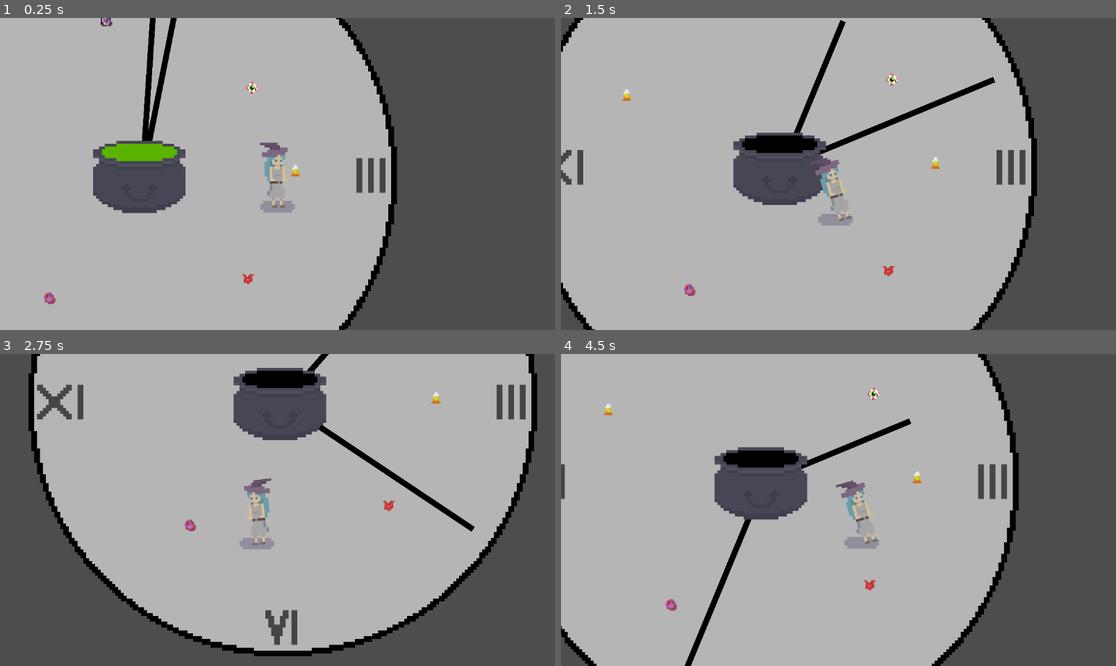
Above: before the commit, frames 1-4 (two rows, left to right).
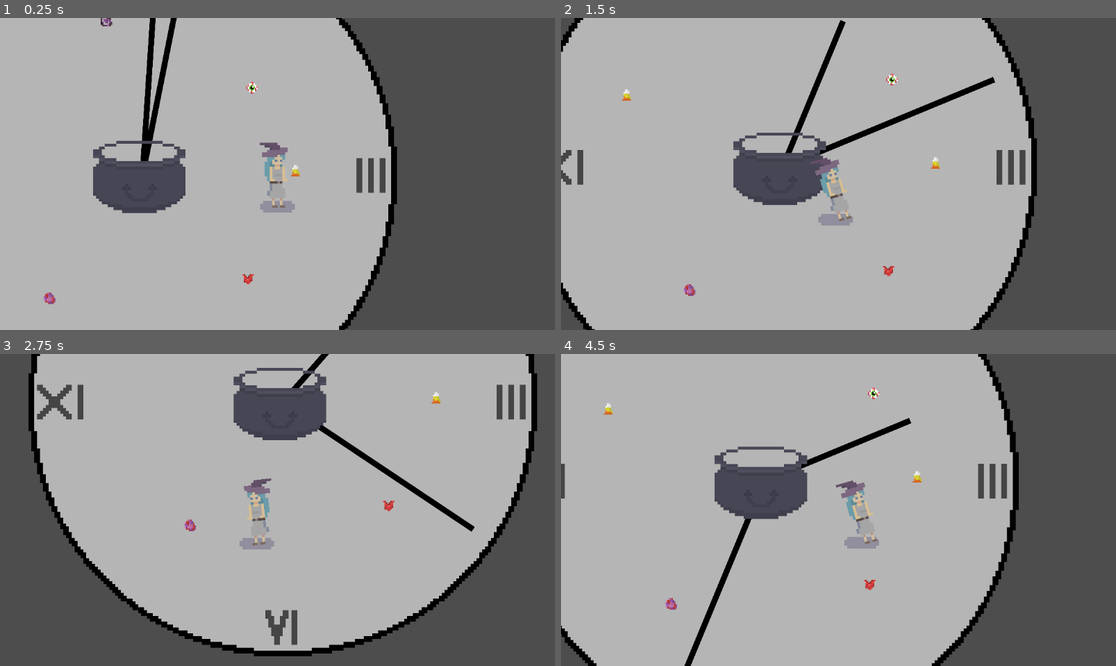
Above: after the commit, the same moments.

Repository: arrowira/miniJam189
Game: Godot game, scene res://Scenes/main.tscn
The game is run twice, just before and just after one commit, with the same random seed, the same clock (stepped at 60 frames per second) and the same inputs.
Inputs:
- Up to frame 1 (0.25 s): no input
- Up to frame 2 (1.5 s): hold A (right) 0.53-1.28 s; tap Space (jump) at 0.77 s; hold S (down) from 1.28 s (still down)
- Up to frame 3 (2.75 s): tap Space (jump) at 1.52 s; release S (down) at 2.03 s; hold A (right) from 2.03 s (still down)
- Up to frame 4 (4.5 s): release A (right) at 2.78 s; hold W (up) 2.78-3.53 s; tap Space (jump) at 3.02, 3.77 s; hold D (left) from 3.53 s (still down)

The runs differ from the first frame. In frame 1, 0.7% of the frame differs, in the area x 18-32%, y 40-46%; in frame 2, 0.6%; in frame 3, 0.6%; in frame 4, 1.3%, in the area x 0-83%, y 0-100%.
Error before the commit: Invalid assignment of property or key 'color' with value of type 'Nil' on a base object of type 'Polygon2D'. (res://Scripts/cauldron.gd:11)

Commit message:
Revert "merge error"
This reverts commit 5e95a259ba13c7cbd69c6aec9b17c37937f75579, reversing
changes made to 384b506b571dc1dedc063214ca7be70c1100992d.

Diff:
--- a/minijam189/Scenes/Cauldron.tscn
+++ b/minijam189/Scenes/Cauldron.tscn
@@ -1,15 +1,9 @@
-[gd_scene load_steps=6 format=3 uid="uid://ceou6ww1oulsy"]
+[gd_scene load_steps=3 format=3 uid="uid://ceou6ww1oulsy"]
 
-[ext_resource type="Script" path="res://Scripts/cauldron.gd" id="1_j0e8q"]
 [ext_resource type="Texture2D" uid="uid://cr6gbmelb0d2e" path="res://sprites/cauldron-1.png.png" id="1_rw2sa"]
 
 [sub_resource type="RectangleShape2D" id="RectangleShape2D_6ksj4"]
-size = Vector2(636, 347.5)
-
-[sub_resource type="CanvasTexture" id="CanvasTexture_7r5qq"]
-
-[sub_resource type="RectangleShape2D" id="RectangleShape2D_ing50"]
-size = Vector2(987, 530)
+size = Vector2(636, 491)
 
 [node name="Cauldron" type="Node2D"]
 
@@ -18,23 +12,9 @@
 collision_layer = 2
 collision_mask = 2
 
-[node name="CollisionShape2D" type="CollisionShape2D" parent="StaticBody2D"]
-position = Vector2(0, 68.25)
-shape = SubResource("RectangleShape2D_6ksj4")
-
-[node name="Area2D" type="Area2D" parent="."]
-script = ExtResource("1_j0e8q")
-
-[node name="soupTexture" type="Polygon2D" parent="Area2D"]
-position = Vector2(-89, -96)
-scale = Vector2(354, 166)
-color = Color(0.354165, 0.707073, 0, 1)
-texture = SubResource("CanvasTexture_7r5qq")
-polygon = PackedVector2Array(-0.259887, -0.506024, 0.844633, -0.506024, 1.08192, -0.162651, 0.90678, 0.325301, -0.149717, 0.373494, -0.542373, -0.00602406, -0.480226, -0.319277, -0.403955, -0.415663)
-
-[node name="Sprite2D" type="Sprite2D" parent="Area2D"]
+[node name="Sprite2D" type="Sprite2D" parent="StaticBody2D"]
+position = Vector2(-1, -50.5)
 texture = ExtResource("1_rw2sa")
 
-[node name="CollisionShape2D" type="CollisionShape2D" parent="Area2D"]
-position = Vector2(18.5, 104)
-shape = SubResource("RectangleShape2D_ing50")
+[node name="CollisionShape2D" type="CollisionShape2D" parent="StaticBody2D"]
+shape = SubResource("RectangleShape2D_6ksj4")
--- a/minijam189/Scenes/background.tscn
+++ /dev/null
@@ -1,34 +0,0 @@
-[gd_scene load_steps=3 format=3 uid="uid://era61honrxfh"]
-
-[ext_resource type="Shader" path="res://stars.gdshader" id="1_qgdcf"]
-
-[sub_resource type="ShaderMaterial" id="ShaderMaterial_xvq6p"]
-shader = ExtResource("1_qgdcf")
-shader_parameter/horizontalMovement = -0.5
-shader_parameter/verticalMovement = 0.1
-shader_parameter/frequencyStar = 0.01
-shader_parameter/sizeStar = 30.0
-shader_parameter/brightnessStar = 3.0
-shader_parameter/shineFrequencyStar = 8.0
-shader_parameter/transparencyStar = 0.0
-shader_parameter/starIterations = 3
-shader_parameter/frequencyBgStar = 0.996
-shader_parameter/shineFrequencyBgStar = 1.0
-shader_parameter/transparencyBgStar = 0.0
-shader_parameter/colorBackground = Color(0.05, 0.04, 0.2, 1)
-shader_parameter/transparencyBackground = 0.0
-shader_parameter/seed = 0.0
-
-[node name="background" type="Node2D"]
-
-[node name="CanvasLayer" type="CanvasLayer" parent="."]
-layer = -1
-
-[node name="ColorRect" type="ColorRect" parent="CanvasLayer"]
-z_index = -100
-material = SubResource("ShaderMaterial_xvq6p")
-anchors_preset = 15
-anchor_right = 1.0
-anchor_bottom = 1.0
-grow_horizontal = 2
-grow_vertical = 2
--- a/minijam189/Scenes/clock.tscn
+++ b/minijam189/Scenes/clock.tscn
@@ -1,15 +1,12 @@
-[gd_scene load_steps=7 format=3 uid="uid://cgwo618sggyid"]
+[gd_scene load_steps=6 format=3 uid="uid://cgwo618sggyid"]
 
 [ext_resource type="Texture2D" uid="uid://c12x7pfthy2tx" path="res://sprites/clock-1.png.png" id="1_vav08"]
 [ext_resource type="Script" path="res://Scripts/clockMovement.gd" id="3_0b6dg"]
 [ext_resource type="Texture2D" uid="uid://drro8gtu0bxxv" path="res://sprites/littleHand-1.png.png" id="3_ufrr4"]
 [ext_resource type="Texture2D" uid="uid://dof5n7x2mvk71" path="res://sprites/bigHand-1.png.png" id="4_whh6e"]
 
-[sub_resource type="RectangleShape2D" id="RectangleShape2D_y78oi"]
-size = Vector2(38, 1082)
-
-[sub_resource type="RectangleShape2D" id="RectangleShape2D_ctcm2"]
-size = Vector2(39, 1596)
+[sub_resource type="RectangleShape2D" id="RectangleShape2D_mvik4"]
+size = Vector2(41.5, 1179)
 
 [node name="Node2D" type="Node2D"]
 
@@ -24,11 +21,11 @@
 position = Vector2(0, -794)
 texture = ExtResource("3_ufrr4")
 
-[node name="Area2D" type="Area2D" parent="littleHand"]
+[node name="StaticBody2D" type="StaticBody2D" parent="littleHand"]
 
-[node name="CollisionShape2D" type="CollisionShape2D" parent="littleHand/Area2D"]
-position = Vector2(1, -531)
-shape = SubResource("RectangleShape2D_y78oi")
+[node name="CollisionShape2D" type="CollisionShape2D" parent="littleHand/StaticBody2D"]
+position = Vector2(1.5, -492)
+shape = SubResource("RectangleShape2D_mvik4")
 
 [node name="bigHand" type="Node2D" parent="."]
 script = ExtResource("3_0b6dg")
@@ -38,8 +35,8 @@
 position = Vector2(0, -784)
 texture = ExtResource("4_whh6e")
 
-[node name="Area2D" type="Area2D" parent="bigHand"]
+[node name="StaticBody2D" type="StaticBody2D" parent="bigHand"]
 
-[node name="CollisionShape2D" type="CollisionShape2D" parent="bigHand/Area2D"]
-position = Vector2(0.5, -788)
-shape = SubResource("RectangleShape2D_ctcm2")
+[node name="CollisionShape2D" type="CollisionShape2D" parent="bigHand/StaticBody2D"]
+position = Vector2(-5.25, -765.5)
+shape = SubResource("RectangleShape2D_mvik4")
--- a/minijam189/Scenes/player.tscn
+++ b/minijam189/Scenes/player.tscn
@@ -1,6 +1,6 @@
-[gd_scene load_steps=13 format=3 uid="uid://r10kfgnss2h0"]
+[gd_scene load_steps=12 format=3 uid="uid://r10kfgnss2h0"]
 
-[ext_resource type="Script" path="res://Scripts/playerMovement.gd" id="1_0yxif"]
+[ext_resource type="Script" path="res://Scripts/plaayerMovement.gd" id="1_0yxif"]
 [ext_resource type="PackedScene" uid="uid://lelq6qmcrqnw" path="res://Scenes/CandyCorn.tscn" id="1_4h7he"]
 [ext_resource type="Texture2D" uid="uid://dyhcbt84hpiky" path="res://sprites/player-1.png (1).png" id="2_6x4l0"]
 [ext_resource type="Texture2D" uid="uid://bxutoko141rn8" path="res://sprites/shadow-1.png.png" id="2_sk2sv"]
@@ -103,9 +103,6 @@
 "walk": SubResource("Animation_du7r7")
 }
 
-[sub_resource type="RectangleShape2D" id="RectangleShape2D_13k1w"]
-size = Vector2(347, 193)
-
 [node name="player" type="Node2D"]
 
 [node name="CandyCorn" parent="." instance=ExtResource("1_4h7he")]
@@ -146,10 +143,4 @@
 [node name="InventoryManager" type="Node" parent="Player"]
 script = ExtResource("4_keevx")
 
-[node name="playerArea" type="Area2D" parent="Player/InventoryManager"]
-
-[node name="CollisionShape2D" type="CollisionShape2D" parent="Player/InventoryManager/playerArea"]
-position = Vector2(-8.5, -15.5)
-shape = SubResource("RectangleShape2D_13k1w")
-
 [connection signal="timeout" from="Player/jumpTimer" to="Player" method="_on_jump_timer_timeout"]
--- a/minijam189/Scripts/PlayerInventory.gd
+++ b/minijam189/Scripts/PlayerInventory.gd
@@ -10,25 +10,11 @@
 func _process(delta: float) -> void:
 
 	pass
-func destroyObj():
+
+func ParseItem(Id):
 	for n in get_parent().get_node("Sprite2D").get_children():
 		get_parent().get_node("Sprite2D").remove_child(n)
 		n.queue_free()
-	Holding = false
-func getColor():
-	match ItemID:
-		1:
-			return Color.WHITE
-		2:
-			return Color.RED
-		3:
-			return Color.PURPLE
-		4:
-			return Color.ORANGE
-		5:
-			return Color.BLACK
-func ParseItem(Id):
-	destroyObj();
 	Holding = true
 	var Texture = "";
 	match Id:
--- a/minijam189/Scripts/cauldron.gd
+++ /dev/null
@@ -1,12 +0,0 @@
-extends Area2D
-
-
-# Called when the node enters the scene tree for the first time.
-func _ready() -> void:
-	connect("body_entered", Callable(self, "_on_body_entered"))
-
-
-func _on_body_entered(area):
-	if area.name == "Player":
-		$soupTexture.color = area.get_node("InventoryManager").getColor()
-		area.get_node("InventoryManager").destroyObj()
--- a/minijam189/stars.gdshader
+++ /dev/null
@@ -1,67 +0,0 @@
-shader_type canvas_item;
-
-group_uniforms MainStars;
-//Main star adjustments: Color, movement direction, shine, brightnessStar, periodicity, size, and quantity.
-uniform sampler2D gradientA;
-uniform float horizontalMovement: hint_range(-2.0, 2.0, 0.1) = 0.1;
-uniform float verticalMovement: hint_range(-2.0, 2.0, 0.1) = 0.1;
-uniform float frequencyStar: hint_range(0.0, 1.0, 0.01) = 0.1;
-uniform float sizeStar: hint_range(10.0, 200.0, 10.0) = 100.0;
-uniform float brightnessStar: hint_range(1.0, 5.0, 1.0) = 3.0;
-uniform float shineFrequencyStar: hint_range(1.0, 20.0, 1.0) = 8.0;
-uniform float transparencyStar: hint_range(0.0, 1.0, 0.01) = 0.0;
-uniform int starIterations: hint_range(1, 10, 1) = 3;
-group_uniforms BackgroundStars;
-//Background star adjustments
-uniform sampler2D gradientB;
-uniform float frequencyBgStar: hint_range(0.950, 1.0, 0.001) = 0.996;
-uniform float shineFrequencyBgStar: hint_range(0.0, 5.0, 1.0) = 1.0;
-uniform float transparencyBgStar: hint_range(0.0, 1.0, 0.01) = 0.0;
-group_uniforms Background;
-//Background color and transparency
-uniform vec4 colorBackground: source_color = vec4(0.05, 0.04, 0.20, 1.0);
-uniform float transparencyBackground: hint_range(0.0, 1.0, 0.01) = 0.0;
-group_uniforms Noise;
-//Seeding for different noise generation, mainly to eliminate background star patterns
-uniform float seed: hint_range(0.0, 100.0, 1.0) = 0.0;
-
-float rand(vec2 st) {
-	return fract(sin(dot(st.xy, vec2(seed+12.9898,78.233))) * 43758.5453123);
-	}
-
-float remap(float prob, float starValue) {
-	return (starValue - prob)/(1.0-prob);
-	}
-
-void fragment() {
-	float prob = 1.0 - frequencyStar;
-	float travelx = TIME*horizontalMovement;
-	float travely = TIME*verticalMovement;
-	float color = 0.0;
-	COLOR = vec4(colorBackground.rgb, 1.0 - transparencyBackground);
-
-	for(int i = 1; i < 1 + starIterations; i++) {
-		float size = sizeStar/float(i);
-		vec2 pos = vec2(floor((1.0 / size * FRAGCOORD.x)+travelx), floor((1.0 / size * FRAGCOORD.y)+travely));
-		float starValue = rand(pos);
-
-		if (starValue > prob)
-		{
-			vec2 center = size * pos + vec2(size, size) * 0.5;
-			float t = 0.9 + 0.2 * sin(TIME * shineFrequencyStar + (starValue - prob) / (1.0 - prob) * 45.0);
-			vec2 modifiedCoords = vec2(FRAGCOORD.x + travelx*size, FRAGCOORD.y + travely*size);
-			color = 1.0 - distance(modifiedCoords, center) / (0.5 * size);
-			color = t*t*brightnessStar/float(i) / (clamp(distance(modifiedCoords.y, center.y), 0.5, size/2.0-1.0)) / (clamp(distance(modifiedCoords.x, center.x), 0.5, size/2.0-1.0));
-			vec4 colormapA = texture(gradientA, vec2(remap(prob, starValue)));
-			COLOR += colormapA * color * (1.0 - transparencyStar);
-		}
-	}
-
-	if (rand(SCREEN_UV.xy / 20.0) > frequencyBgStar)
-		{
-			float r = rand(SCREEN_UV.xy);
-			color = r * (0.85 * sin(TIME * shineFrequencyBgStar * (r * 5.0) + 720.0 * r) + 0.95);
-			vec4 colormapB = texture(gradientB, vec2(r));
-			COLOR += color * colormapB * (1.0 - transparencyBgStar);
-		}
-	}
Renamed: minijam189/Scripts/playerMovement.gd -> minijam189/Scripts/plaayerMovement.gd
